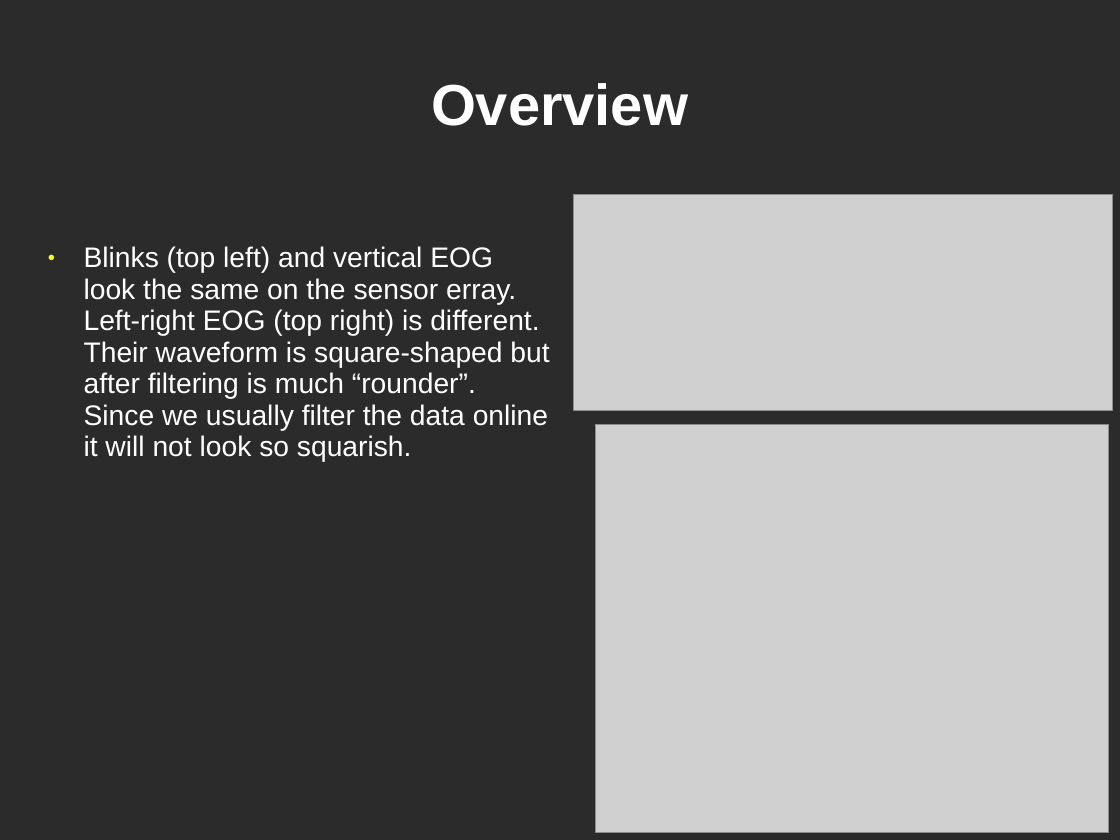
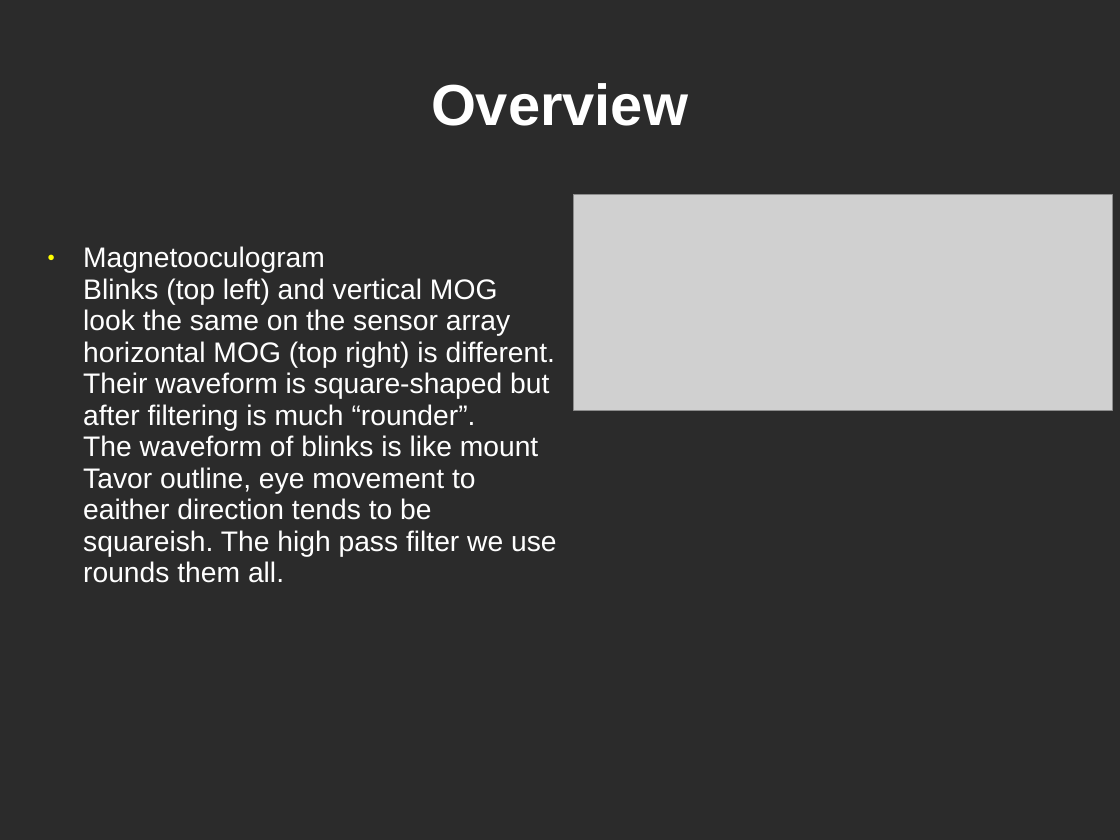
Before and after one commit to yuval-harpaz/work-drafts, a slide deck: slide 8 of docs/Tutorial4Begginers.ppt. Drawn at 1120x840 pixels with LibreOffice and Linux fonts; fonts in the diff are those of the drawing; grey boxes stand for pictures; background and template pictures are left out; a plain dark background stands for a picture behind light text. Boxes give left, top, right and bottom in pixels: in the first picture for what was removed or moved away, otherwise in the second. Text is boxed around its words. In the diff, an @@ line names an element or a change of style, - is before the commit and + after.

```diff
--- a/docs/Tutorial4Begginers.ppt
+++ b/docs/Tutorial4Begginers.ppt
@@ text at box(83, 246, 557, 583): text changed @@
-● Blinks (top left) and vertical EOG
-  look the same on the sensor erray.
-  Left-right EOG (top right) is different.
-  Their waveform is square-shaped but
-  after filtering is much “rounder”.
-  Since we usually filter the data online
-  it will not look so squarish.
+● Magnetooculogram
+  Blinks (top left) and vertical MOG
+  look the same on the sensor array
+  horizontal MOG (top right) is different.
+  Their waveform is square-shaped but
+  after filtering is much “rounder”.
+  The waveform of blinks is like mount Tavor outline, eye movement to eaither direction tends to be squareish. The high pass filter we use rounds them all.
@@ picture removed at box(597, 424, 1110, 832) @@
```
Also in this commit, not shown: 6 other slides changed, 9 slides added.
